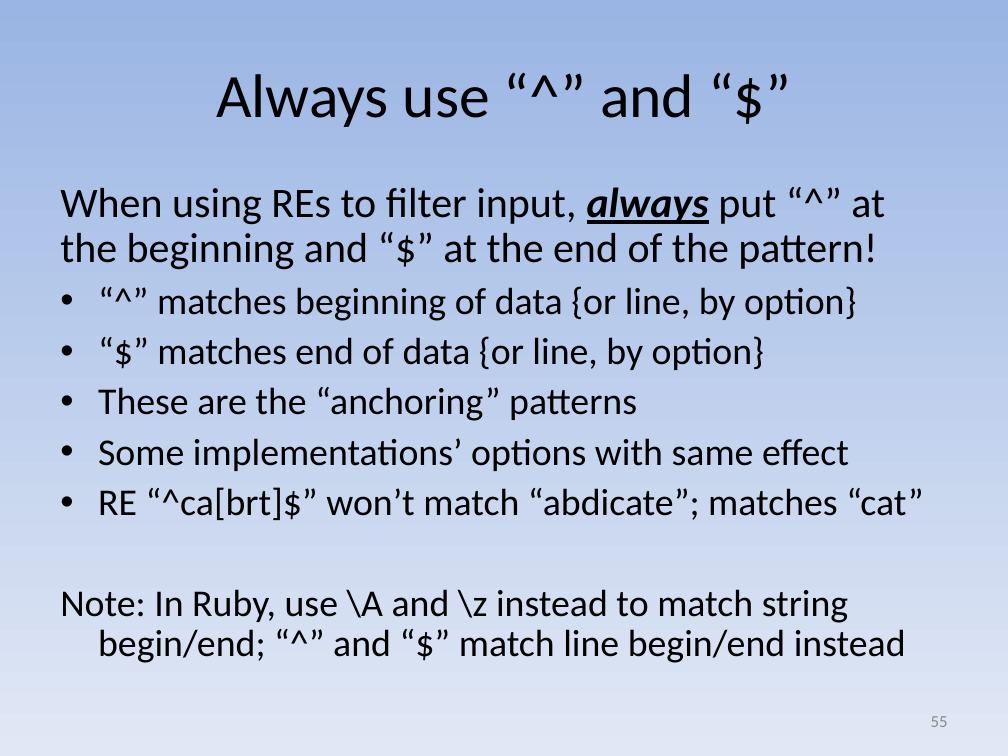
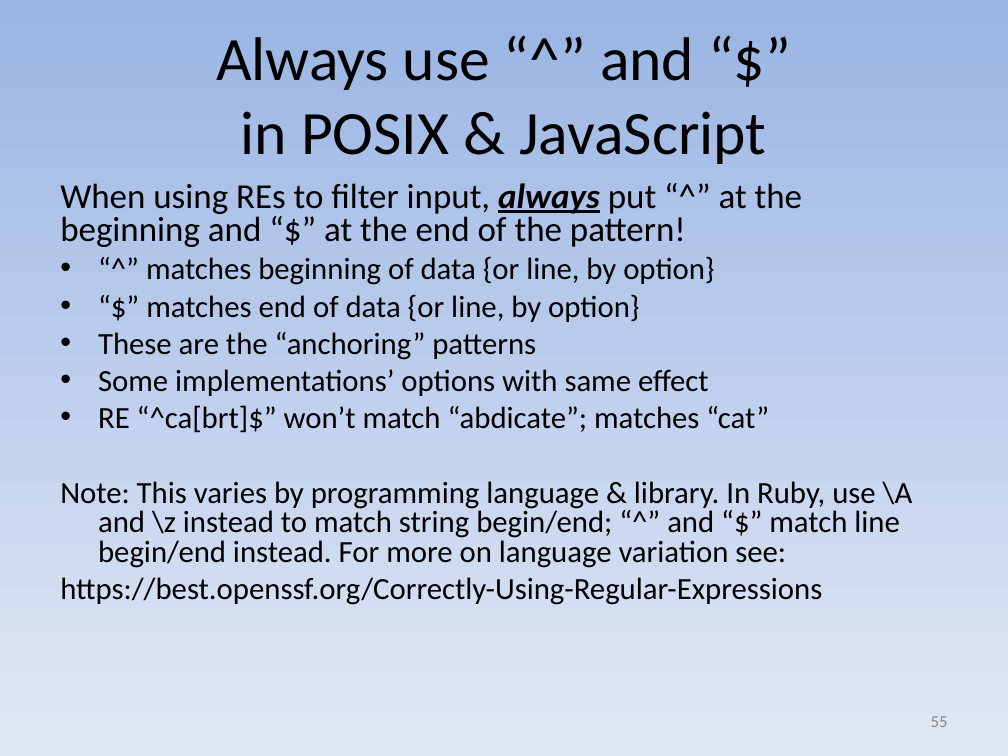
Before and after one commit to david-a-wheeler/david-a-wheeler.github.io, a slide deck: slide 55 of secure-class/presentations/Secure-Software-2-Input-Validation.ppt. Drawn at 1008x756 pixels with LibreOffice and Linux fonts; fonts in the diff are those of the drawing. Boxes give left, top, right and bottom in pixels: in the first picture for what was removed or moved away, otherwise in the second. Text is boxed around its words. In the diff, an @@ line names an element or a change of style, - is before the commit and + after.

```diff
--- a/secure-class/presentations/Secure-Software-2-Input-Validation.ppt
+++ b/secure-class/presentations/Secure-Software-2-Input-Validation.ppt
@@ title at (216,37,766,164): text changed @@
-Always use “^” and “$”
+Always use “^” and “$”
+in POSIX & JavaScript
@@ text at (60,183,802,433): size 30 to 25 pt in "When using REs to filter input, always ..."; size 27 to 22 pt in "“^” matches beginning of data {or line, ...", "“$” matches end of data {or line, ...", "These are the “anchoring” patterns", "Some implementations’ options with same effect" and 1 more places; line spacing 0.9 to 0.8; less space between paragraphs @@
@@ text at (60,481,913,605): text changed; size 27 to 22 pt @@
-Note: In Ruby, use \A and \z instead to match string begin/end; “^” and “$” match line begin/end instead
+Note: This varies by programming language & library. In Ruby, use \A and \z instead to match string begin/end; “^” and “$” match line begin/end instead. For more on language variation see:
+https://best.openssf.org/Correctly-Using-Regular-Expressions
```
Also in this commit, not shown: 3 other slides changed.
